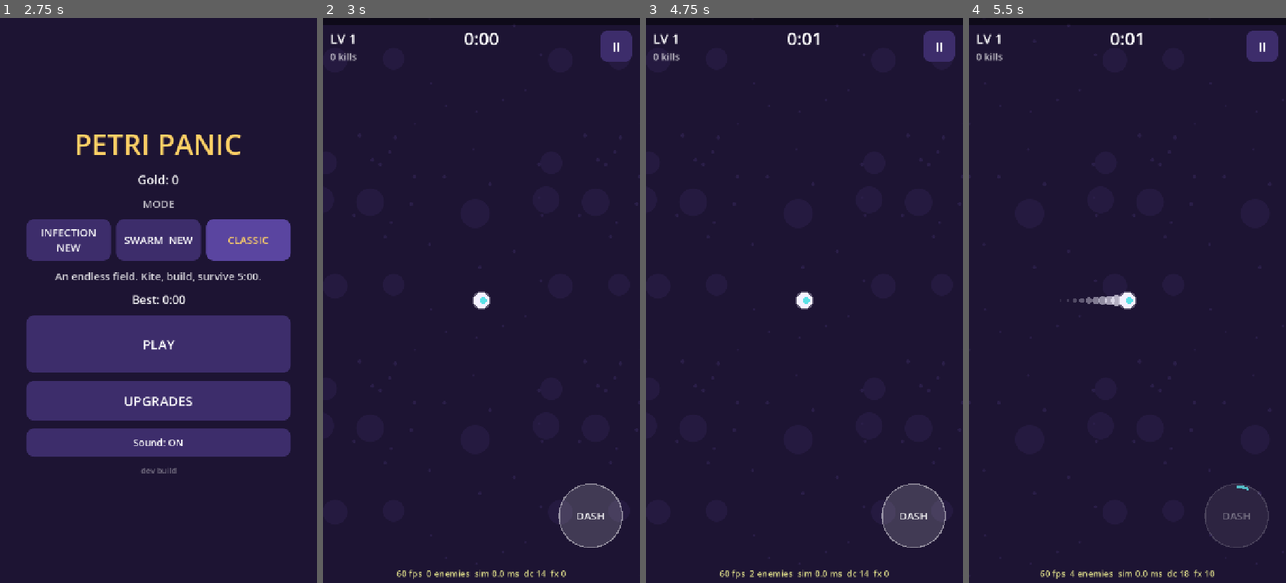
Above: before the commit, frames 1-4 (left to right).
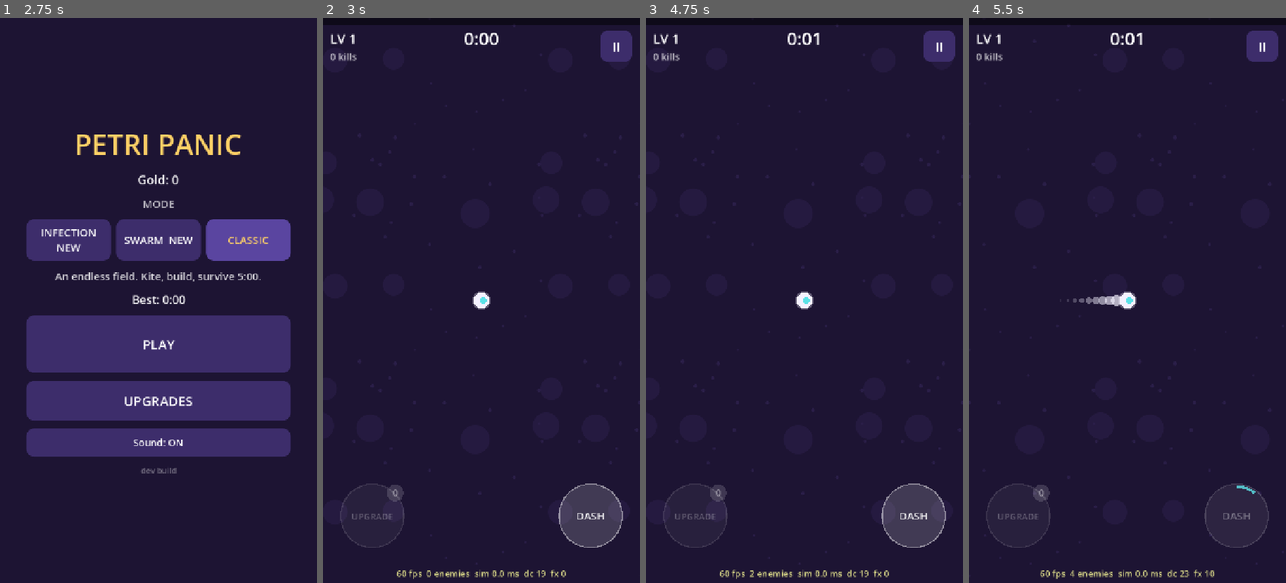
Above: after the commit, the same moments.

Repository: yousufkamran222-code/survivor-lite
Game: Godot game, scene res://scenes/main.tscn
The game is run twice, just before and just after one commit, with the same random seed, the same clock (stepped at 60 frames per second) and the same inputs.
Inputs (mouse positions are in pixels of both pictures, inside the frame that each line leads up to):
- Up to frame 1 (2.75 s): click "CLASSIC" at 0.5 s; click "CLASSIC" at 1.25 s; click "CLASSIC" at 2 s
- Up to frame 2 (3 s): click "PLAY" at 2.75 s
- Up to frame 3 (4.75 s): click "II" at 3.5 s; click "RESUME" at 4.25 s
- Up to frame 4 (5.5 s): tap Enter at 5 s; move the mouse to (1197, 272) at 5.02 s; hold D from 5.03 s (still down); tap E at 5.1 s; click (1197, 272) at 5.17 s; tap Space at 5.27 s; tap Tab at 5.3 s

Frame 1 is identical in both runs. In frame 2, 0.3% of the frame differs, in the area x 5-71%, y 82-99%; in frame 3, 0.3%; in frame 4, 0.4%, in the area x 5-91%, y 82-99%.

Commit message:
Banked level-ups and dash upgrades
- Level-ups no longer pause: they bank behind an UPGRADE button
  (bottom-left, count badge always visible) with a small "LEVEL n +1
  upgrade" note; open any time (button, E/Tab), "Later" keeps the rest
  banked (balance.upgrades.bank_levelups)
- Dash: cooldown 3.2 -> 2.0 s; charges; new cards Double Flagella (+1
  charge), Lunge (dash damages what it passes through), Afterimage
  (decoy lures germs then bursts), Adrenaline (faster recharge, elite
  kills refill dashes); DASH button shows charge pips
- Bot/sims/tests open banked level-ups explicitly
- Classic bot 3x8: before ~34% win, p50 2:56-5:00; after ~29%, p50
  3:25-4:43 (noise; more cards dilute random picks)
- 6 new tests (74 total)

Co-Authored-By: Claude Opus 5.5 <noreply@anthropic.com>
Claude-Session: https://claude.ai/code/session_01Gsp3VrdU7sVdzp55Yo9yYo

Diff:
--- a/data/balance.json
+++ b/data/balance.json
@@ -12,8 +12,12 @@
     "armor": 0.0,
     "dash_speed": 950,
     "dash_s": 0.16,
-    "dash_cooldown_s": 3.2,
-    "dash_iframes_s": 0.22
+    "dash_cooldown_s": 2.0,
+    "dash_iframes_s": 0.22,
+    "decoy_s": 2.0,
+    "decoy_radius": 360,
+    "decoy_blast_radius": 160,
+    "decoy_blast_damage": 25
   },
   "territory": {
     "enabled": true,
@@ -79,6 +83,7 @@
   },
   "upgrades": {
     "offers_per_level": 3,
+    "bank_levelups": true,
     "max_weapons": 4,
     "owned_weight_mult": 1.6,
     "heal_when_all_maxed": 0.2
--- a/data/upgrades.json
+++ b/data/upgrades.json
@@ -75,6 +75,22 @@
    "levels": [{"ally_cap": 3}, {"ally_cap": 3}, {"ally_cap": 3}],
    "desc": ["+3 max allies, and they last 15% longer"]},
 
+  {"id": "flagella2", "type": "passive", "name": "Double Flagella", "weight": 0.8,
+   "levels": [{"dash_charges": 1}, {"dash_charges": 1}],
+   "desc": ["+1 dash charge"]},
+
+  {"id": "lunge", "type": "passive", "name": "Lunge", "weight": 0.8,
+   "levels": [{"dash_damage": 20}, {"dash_damage": 15}, {"dash_damage": 20}],
+   "desc": ["Your dash damages and knocks back everything it passes through", "+15 dash damage", "+20 dash damage"]},
+
+  {"id": "afterimage", "type": "passive", "name": "Afterimage", "weight": 0.7,
+   "levels": [{"dash_decoy": 1}, {"dash_decoy": 1}, {"dash_decoy": 1}],
+   "desc": ["Dashing leaves a decoy that lures nearby germs, then bursts", "Bigger decoy burst", "Even bigger decoy burst"]},
+
+  {"id": "adrenaline", "type": "passive", "name": "Adrenaline", "weight": 0.8,
+   "levels": [{"dash_cd": 0.15, "dash_reset": 1}, {"dash_cd": 0.15}, {"dash_cd": 0.15}],
+   "desc": ["Dash recharges 15% faster; killing an elite refills your dashes", "Dash recharges 15% faster", "Dash recharges 15% faster"]},
+
   {"id": "regen", "type": "passive", "name": "Repair", "weight": 0.8,
    "levels": [{"regen": 0.4}, {"regen": 0.4}, {"regen": 0.4}],
    "desc": ["Regenerate 0.4 HP per second"]}
--- a/scripts/core/balance_bot.gd
+++ b/scripts/core/balance_bot.gd
@@ -71,7 +71,7 @@
 		if w.p_pos.length() > w.terr.radius - 250.0:
 			dir = (dir - w.p_pos.normalized() * 0.8).normalized()
 	# Dash out when something is about to touch us.
-	if w.p_dash_cd <= 0.0 and away.length() > 0.05:
+	if w.can_dash() and away.length() > 0.05:
 		w.p_move = dir
 		w.dash()
 	return dir
--- a/scripts/core/upgrades.gd
+++ b/scripts/core/upgrades.gd
@@ -3,7 +3,7 @@
 ## Upgrade maths. Each upgrade's "levels" array holds stat deltas; the stats at
 ## level N are the sum of the first N entries.
 
-const GLOBAL_STATS := ["might", "haste", "move", "max_hp", "magnet", "amount", "regen", "xp_gain", "gold_gain", "armor", "convert", "ally_power", "ally_cap", "hive", "convert_heal"]
+const GLOBAL_STATS := ["might", "haste", "move", "max_hp", "magnet", "amount", "regen", "xp_gain", "gold_gain", "armor", "convert", "ally_power", "ally_cap", "hive", "convert_heal", "dash_charges", "dash_damage", "dash_decoy", "dash_cd", "dash_reset"]
 
 
 static func max_level(def: Dictionary) -> int:
--- a/scripts/core/world.gd
+++ b/scripts/core/world.gd
@@ -64,6 +64,10 @@
 var p_dash_t := 0.0  # time left in the current dash
 var p_dash_cd := 0.0
 var p_dash_dir := Vector2.RIGHT
+var p_dash_charges := 1
+var _dash_hits := {}  # enemy uids Lunge already hit during this dash
+var decoy_pos := Vector2.ZERO  # Afterimage decoy (enemies nearby chase it)
+var decoy_t := 0.0
 
 # --- Evolutions ---
 var evolution_defs := {}  # weapon id -> evolution def
@@ -206,7 +210,7 @@
 	_contact_damage()
 	_update_gems(dt)
 	_update_pickups()
-	if pending_levelups > 0 and state == "playing":
+	if pending_levelups > 0 and state == "playing" and not _banking():
 		_open_levelup()
 
 
@@ -222,18 +226,58 @@
 		_open_levelup()
 
 
+## Level-ups are banked (balance.upgrades.bank_levelups): they don't pause the
+## game; the player opens the picker when it suits them.
+func _banking() -> bool:
+	return bool(bal.upgrades.get("bank_levelups", false))
+
+
+## Opens the picker for a banked level-up. Returns true if it opened.
+func open_banked() -> bool:
+	if state != "playing" or pending_levelups <= 0:
+		return false
+	_open_levelup()
+	return state == "levelup"
+
+
+## Closes the picker keeping the remaining level-ups banked ("Later").
+func close_levelup() -> void:
+	if state == "levelup":
+		offers = []
+		state = "playing"
+
+
 ## Starts a dash if it is off cooldown. Returns true if it dashed.
 func dash() -> bool:
-	if state != "playing" or p_dash_cd > 0.0:
+	if state != "playing" or p_dash_charges <= 0:
 		return false
 	var pl: Dictionary = bal.player
 	p_dash_dir = p_move.normalized() if p_move.length_squared() > 0.01 else p_facing
 	p_dash_t = float(pl.dash_s)
-	p_dash_cd = float(pl.dash_cooldown_s)
+	p_dash_charges -= 1
+	if p_dash_cd <= 0.0:
+		p_dash_cd = dash_cooldown()
 	p_iframes = maxf(p_iframes, float(pl.dash_iframes_s))
+	_dash_hits = {}
 	dashes += 1
+	if float(stats.get("dash_decoy", 0.0)) > 0.0:
+		decoy_pos = p_pos
+		decoy_t = float(pl.decoy_s)
+		_emit({"type": "decoy", "pos": p_pos})
 	_emit({"type": "dash", "pos": p_pos, "dir": p_dash_dir})
 	return true
+
+
+func can_dash() -> bool:
+	return p_dash_charges > 0
+
+
+func dash_max_charges() -> int:
+	return 1 + int(stats.get("dash_charges", 0.0))
+
+
+func dash_cooldown() -> float:
+	return float(bal.player.dash_cooldown_s) * maxf(0.4, 1.0 - float(stats.get("dash_cd", 0.0)))
 
 
 ## Called when the chest reveal has been shown. Rewards were already applied.
@@ -242,7 +286,7 @@
 		return
 	chest_rewards = []
 	state = "playing"
-	if pending_levelups > 0:
+	if pending_levelups > 0 and not _banking():
 		_open_levelup()
 
 
@@ -372,11 +416,22 @@
 func _update_player(dt: float, move: Vector2) -> void:
 	var m := move.limit_length(1.0)
 	p_move = m
-	if p_dash_cd > 0.0:
+	if p_dash_charges < dash_max_charges():
 		p_dash_cd -= dt
+		if p_dash_cd <= 0.0:
+			p_dash_charges += 1
+			p_dash_cd = dash_cooldown() if p_dash_charges < dash_max_charges() else 0.0
+	else:
+		p_dash_cd = 0.0
+	if decoy_t > 0.0:
+		decoy_t -= dt
+		if decoy_t <= 0.0:
+			_decoy_blast()
 	if p_dash_t > 0.0:
 		p_dash_t -= dt
 		p_pos += p_dash_dir * float(bal.player.dash_speed) * dt
+		if float(stats.get("dash_damage", 0.0)) > 0.0:
+			_lunge_hits()
 	else:
 		var spd := float(bal.player.speed) * (1.0 + float(stats.move))
 		p_pos += m * spd * dt
@@ -556,6 +611,8 @@
 				vel = Vector2.ZERO
 			beh = BEH_CHASE  # never treated as a boss below
 		else:
+			if decoy_t > 0.0 and beh != BEH_BOSS and pos.distance_squared_to(decoy_pos) < float(bal.player.decoy_radius) ** 2:
+				dir = (decoy_pos - pos).normalized()
 			if terr != null and terr.is_owned(pos):
 				spd *= 1.0 - float(bal.territory.enemy_slow)
 			vel = dir * spd
@@ -916,6 +973,9 @@
 			elites_killed += 1
 			_drop_gem(pos, float(data.waves.elites.xp))
 			_drop_chest(pos, int(bal.chests.elite_items))
+			if float(stats.get("dash_reset", 0.0)) > 0.0:
+				p_dash_charges = dash_max_charges()
+				p_dash_cd = 0.0
 			_emit({"type": "elite_killed", "pos": pos})
 		elif d.behavior == "boss":
 			boss_killed = true
@@ -1001,6 +1061,7 @@
 		level += 1
 		xp_next = Progression.xp_needed(bal, level)
 		pending_levelups += 1
+		_emit({"type": "level_gained", "level": level, "banked": pending_levelups})
 
 
 func _roll() -> Array:
@@ -1328,3 +1389,29 @@
 		if e_hp[i] <= 0.0:
 			_dead[i] = true
 	_process_dead()
+
+
+# ===================================================================== dash
+
+## Damage scaled like the enemies' HP so dash upgrades stay relevant late.
+func _dash_power(base: float) -> float:
+	return base * (1.0 + float(stats.might)) * director.hp_mult(time)
+
+
+## Lunge: everything the dash passes through takes damage once per dash.
+func _lunge_hits() -> void:
+	var dmg := _dash_power(float(stats.get("dash_damage", 0.0)))
+	for i: int in query(p_pos, p_radius + 12.0):
+		if _dash_hits.has(e_uid[i]):
+			continue
+		_dash_hits[e_uid[i]] = true
+		_damage(i, dmg, p_dash_dir * 260.0)
+
+
+## Afterimage: the decoy pops when it expires, hurting what it lured.
+func _decoy_blast() -> void:
+	var pl: Dictionary = bal.player
+	var dmg := _dash_power(float(pl.decoy_blast_damage) * float(stats.get("dash_decoy", 1.0)))
+	for i: int in query(decoy_pos, float(pl.decoy_blast_radius)):
+		_damage(i, dmg, (e_pos[i] - decoy_pos).normalized() * 220.0)
+	_emit({"type": "nova", "pos": decoy_pos, "radius": float(pl.decoy_blast_radius)})
--- a/scripts/game/main.gd
+++ b/scripts/game/main.gd
@@ -86,8 +86,14 @@
 	if event is InputEventKey and event.pressed and not event.echo and event.physical_keycode == KEY_SPACE:
 		world.dash()
 		return
+	if event is InputEventKey and event.pressed and not event.echo and event.physical_keycode in [KEY_E, KEY_TAB]:
+		_open_banked()
+		return
 	if event is InputEventScreenTouch:
 		# Dash: tap the DASH button, or tap with a second finger while steering.
+		if event.pressed and hud.in_upgrade_button(event.position):
+			_open_banked()
+			return
 		if event.pressed and (hud.in_dash_button(event.position) or (_touch_index != -1 and event.index != _touch_index)):
 			world.dash()
 			return
@@ -188,8 +194,9 @@
 				Sfx.play("hurt")
 				hitstop = maxf(hitstop, float(bal.juice.hitstop_hurt_s))
 				Input.vibrate_handheld(40)
-			"level_up":
+			"level_gained":
 				Sfx.play("level_up", 0.0)
+				hud.notice("LEVEL %d  +1 upgrade" % ev.level)
 			"boss_spawn":
 				Sfx.play("boss", 0.0)
 				Analytics.event("boss_spawn", {"t": int(world.time)})
@@ -378,8 +385,8 @@
 	_set_screen("levelup")
 	var col: VBoxContainer = _levelup[1]
 	UiKit.clear(col)
-	col.add_child(UiKit.label("LEVEL %d!" % world.level, 56, pal.ui_accent))
-	col.add_child(UiKit.label("Choose one", 26, Color(pal.text, 0.8)))
+	col.add_child(UiKit.label("UPGRADE", 56, pal.ui_accent))
+	col.add_child(UiKit.label("Choose one  -  %d to spend" % world.pending_levelups, 26, Color(pal.text, 0.8)))
 	var buttons: Array[Button] = []
 	for id in world.offers:
 		var def: Dictionary = world.upgrade_defs[id]
@@ -397,6 +404,10 @@
 	reroll.visible = Ads.is_rewarded_available()
 	col.add_child(reroll)
 	buttons.append(reroll)
+	var later := UiKit.button("Later  (keep %d banked)" % world.pending_levelups, _later, 72)
+	later.add_theme_font_size_override("font_size", 22)
+	col.add_child(later)
+	buttons.append(later)
 	_levelup[0].visible = true
 	# Ignore taps for a moment so a finger still dragging can't mis-pick.
 	for b in buttons:
@@ -483,6 +494,19 @@
 		_set_screen("playing")
 
 
+## Opens the picker for a banked level-up (UPGRADE button, E or Tab).
+func _open_banked() -> void:
+	if screen == "playing" and world.open_banked():
+		_release_stick()
+		_show_levelup()
+
+
+func _later() -> void:
+	world.close_levelup()
+	_levelup[0].visible = false
+	_set_screen("playing")
+
+
 func _pick(id: String) -> void:
 	world.choose_upgrade(id)
 	Analytics.event("upgrade_pick", {"id": id, "level": world.owned[id], "t": int(world.time)})
--- a/scripts/ui/hud_overlay.gd
+++ b/scripts/ui/hud_overlay.gd
@@ -19,6 +19,8 @@
 var dash_margin := 40.0
 var elite_color := Color("#ffd166")
 var toasts: Array = []  # {text, color, t, life}
+var _notice_text := ""
+var _notice_t := 0.0
 
 
 ## Big centred message, e.g. "ELITE GERM!" or "EVOLUTION READY".
@@ -40,6 +42,21 @@
 	return p.distance_to(dash_center()) <= dash_radius * 1.15
 
 
+## The banked-upgrades button mirrors DASH on the left.
+func upgrade_center() -> Vector2:
+	return Vector2(dash_margin + dash_radius, size.y - dash_margin - dash_radius - 40.0)
+
+
+func in_upgrade_button(p: Vector2) -> bool:
+	return p.distance_to(upgrade_center()) <= dash_radius * 1.15
+
+
+## Small, non-blocking reminder above the UPGRADE button.
+func notice(text: String) -> void:
+	_notice_text = text
+	_notice_t = 1.8
+
+
 func _ready() -> void:
 	mouse_filter = Control.MOUSE_FILTER_IGNORE
 	set_anchors_and_offsets_preset(Control.PRESET_FULL_RECT)
@@ -47,6 +64,7 @@
 
 
 func _process(delta: float) -> void:
+	_notice_t = maxf(0.0, _notice_t - delta)
 	var i := 0
 	while i < toasts.size():
 		toasts[i].t += delta
@@ -86,6 +104,7 @@
 		draw_string(font, Vector2(0, 112), str(world.enemy_defs[world.e_type[world.boss_index]].name).to_upper(), HORIZONTAL_ALIGNMENT_CENTER, w, 22, pal.text)
 	_draw_arrows()
 	_draw_dash_button()
+	_draw_upgrade_button()
 	# Toasts.
 	var ty := 240.0
 	for t in toasts:
@@ -144,12 +163,34 @@
 
 func _draw_dash_button() -> void:
 	var c := dash_center()
-	var cd := world.p_dash_cd
-	var full := float(world.bal.player.dash_cooldown_s)
-	var ready := cd <= 0.0
+	var ready := world.can_dash()
+	var max_c := world.dash_max_charges()
 	draw_circle(c, dash_radius, Color(1, 1, 1, 0.16 if ready else 0.07))
 	draw_arc(c, dash_radius, 0, TAU, 48, Color(1, 1, 1, 0.45 if ready else 0.15), 3.0)
-	if not ready:
-		var f := 1.0 - cd / full
-		draw_arc(c, dash_radius - 6.0, -PI / 2.0, -PI / 2.0 + TAU * f, 48, Color(pal.xp_bar, 0.8), 6.0)
+	if world.p_dash_charges < max_c:
+		var f := 1.0 - world.p_dash_cd / world.dash_cooldown()
+		draw_arc(c, dash_radius - 6.0, -PI / 2.0, -PI / 2.0 + TAU * clampf(f, 0.0, 1.0), 48, Color(pal.xp_bar, 0.8), 6.0)
 	draw_string(font, c + Vector2(-dash_radius, 9), "DASH", HORIZONTAL_ALIGNMENT_CENTER, dash_radius * 2.0, 24, Color(1, 1, 1, 0.9 if ready else 0.35))
+	# Charge pips under the label when you have more than one.
+	if max_c > 1:
+		for k in max_c:
+			var p := c + Vector2((k - (max_c - 1) / 2.0) * 16.0, 28.0)
+			draw_circle(p, 5.0, Color(pal.xp_bar, 0.9) if k < world.p_dash_charges else Color(1, 1, 1, 0.2))
+
+
+func _draw_upgrade_button() -> void:
+	var c := upgrade_center()
+	var n := world.pending_levelups
+	var on := n > 0
+	var pulse := 0.5 + 0.5 * sin(Time.get_ticks_msec() / 160.0) if on else 0.0
+	var accent: Color = pal.ui_accent
+	draw_circle(c, dash_radius, Color(accent, 0.1 + 0.12 * pulse) if on else Color(1, 1, 1, 0.05))
+	draw_arc(c, dash_radius, 0, TAU, 48, Color(accent, 0.6 + 0.4 * pulse) if on else Color(1, 1, 1, 0.12), 3.0)
+	draw_string(font, c + Vector2(-dash_radius, 9), "UPGRADE", HORIZONTAL_ALIGNMENT_CENTER, dash_radius * 2.0, 20, Color(1, 1, 1, 0.95 if on else 0.3))
+	# Badge with the number of banked level-ups (always shown).
+	var b := c + Vector2(dash_radius * 0.72, -dash_radius * 0.72)
+	draw_circle(b, 19.0, accent if on else Color(1, 1, 1, 0.15))
+	draw_string(font, b + Vector2(-19, 8), str(n), HORIZONTAL_ALIGNMENT_CENTER, 38, 22, Color(0.1, 0.06, 0.15) if on else Color(1, 1, 1, 0.5))
+	if _notice_t > 0.0:
+		var a := clampf(_notice_t / 0.5, 0.0, 1.0)
+		draw_string(font, c + Vector2(-dash_radius, -dash_radius - 18.0), _notice_text, HORIZONTAL_ALIGNMENT_LEFT, -1, 24, Color(accent, a))
--- a/tests/test_data.gd
+++ b/tests/test_data.gd
@@ -13,7 +13,7 @@
 	for u in d.upgrades:
 		if not u.has("modes"):
 			general += 1
-	check(general <= 12, "v1 scope: about 10 upgrades shared by all modes")
+	check(general <= 16, "scope: about 15 upgrades shared by all modes (incl. 4 dash cards)")
 
 
 func test_budget_curve_increases() -> void:
--- a/tests/test_loot.gd
+++ b/tests/test_loot.gd
@@ -169,6 +169,8 @@
 	w.emit_events = false
 	var bot := BalanceBot.new(11)
 	for i in int(120.0 / DT):
+		if w.pending_levelups > 0 and w.state == "playing":
+			w.open_banked()
 		if w.state == "levelup":
 			w.choose_upgrade(bot.pick(w))
 		elif w.state == "chest":
@@ -190,3 +192,69 @@
 	w._enemy_shot(w.p_pos + Vector2(600, 0), Vector2.RIGHT, 0.0, 10.0)
 	w._update_weapons(0.0)
 	check_eq(w.s_pos.size(), 1, "shot touching an antibody is destroyed, far one survives")
+
+
+func test_dash_charges() -> void:
+	var w := _world()
+	w.owned["flagella2"] = 1
+	w._recompute_stats()
+	w.p_dash_charges = w.dash_max_charges()
+	check_eq(w.dash_max_charges(), 2)
+	check(w.dash() and w.dash(), "two dashes back to back")
+	check(not w.dash(), "then out of charges")
+	var t := 0.0
+	while not w.can_dash() and t < 5.0:
+		w._update_player(DT, Vector2.ZERO)
+		t += DT
+	check_near(t, w.dash_cooldown(), 0.05, "one charge back after one cooldown")
+
+
+func test_base_dash_cooldown_is_snappy() -> void:
+	check(float(data().balance.player.dash_cooldown_s) <= 2.0)
+
+
+func test_lunge_damages_on_the_way_through() -> void:
+	var w := _world()
+	w.owned["lunge"] = 1
+	w._recompute_stats()
+	w._add_enemy("brute", w.p_pos + Vector2(60, 0))
+	var hp := w.e_hp[0]
+	w.p_move = Vector2.RIGHT
+	w.dash()
+	for i in 10:
+		w._rebuild_grid()
+		w._update_player(DT, Vector2.RIGHT)
+	check(w.e_hp[0] < hp, "dashing through a Lump hurts it")
+
+
+func test_afterimage_lures_and_bursts() -> void:
+	var w := _world()
+	w.owned["afterimage"] = 1
+	w._recompute_stats()
+	w.dash()
+	check(w.decoy_t > 0.0)
+	var decoy := w.decoy_pos
+	w.p_pos = decoy + Vector2(600, 0)
+	w._add_enemy("grunt", decoy + Vector2(0, 200))
+	w._rebuild_grid()
+	var d0 := w.e_pos[0].distance_to(decoy)
+	w._update_enemies(DT * 10)
+	check(w.e_pos[0].distance_to(decoy) < d0, "germ near the decoy heads for it, not the player")
+	w._add_enemy("brute", decoy + Vector2(30, 0))
+	w._rebuild_grid()
+	var hp := w.e_hp[1]
+	w.decoy_t = 0.01
+	w._update_player(DT, Vector2.ZERO)
+	check(w.e_hp[1] < hp, "decoy bursts when it expires")
+
+
+func test_adrenaline_elite_kill_refills_dash() -> void:
+	var w := _world()
+	w.owned["adrenaline"] = 1
+	w._recompute_stats()
+	w.dash()
+	check(not w.can_dash())
+	w._add_enemy("grunt", Vector2(300, 0), true)
+	w._damage(0, 1.0e6, Vector2.ZERO)
+	w._process_dead()
+	check(w.can_dash(), "elite kill refilled the dash")
--- a/tests/test_swarm.gd
+++ b/tests/test_swarm.gd
@@ -138,6 +138,8 @@
 	var bot := BalanceBot.new(31)
 	var peak := 0
 	for i in int(120.0 / DT):
+		if w.pending_levelups > 0 and w.state == "playing":
+			w.open_banked()
 		if w.state == "levelup":
 			w.choose_upgrade(bot.pick(w))
 		elif w.state == "chest":
--- a/tests/test_territory.gd
+++ b/tests/test_territory.gd
@@ -139,6 +139,8 @@
 	var bot := BalanceBot.new(21)
 	var start := w.terr.owned_count
 	for i in int(90.0 / DT):
+		if w.pending_levelups > 0 and w.state == "playing":
+			w.open_banked()
 		if w.state == "levelup":
 			w.choose_upgrade(bot.pick(w))
 		elif w.state == "chest":
--- a/tests/test_world.gd
+++ b/tests/test_world.gd
@@ -13,6 +13,8 @@
 	var bot := BalanceBot.new(w.rng.seed)
 	var steps := int(seconds / DT)
 	for i in steps:
+		if w.pending_levelups > 0 and w.state == "playing":
+			w.open_banked()
 		if w.state == "levelup":
 			w.choose_upgrade(bot.pick(w))
 		if w.state == "chest":
@@ -51,6 +53,8 @@
 	w.time = 250.0
 	for i in 600:
 		w.step(DT, Vector2.ZERO)
+		if w.pending_levelups > 0 and w.state == "playing":
+			w.open_banked()
 		if w.state == "levelup":
 			w.choose_upgrade(w.offers[0])
 		if w.state == "dead":
@@ -59,20 +63,27 @@
 		check(w.enemy_count() <= cap + 60, "enemy count %d far above cap" % w.enemy_count())
 
 
-func test_levelup_flow() -> void:
+func test_levelup_flow_banked() -> void:
 	var w := _world(3)
 	var b: Dictionary = data().balance
 	w.xp = Progression.xp_needed(b, 1) + Progression.xp_needed(b, 2) + Progression.xp_needed(b, 3) + 0.5
 	w.emit_events = true
 	w.step(DT, Vector2.ZERO)
+	check_eq(w.state, "playing", "level-ups are banked, the game keeps going")
+	check(w.pending_levelups >= 3, "multiple level-ups bank up")
+	var lv := w.level
+	check(w.open_banked(), "player opens the picker")
 	check_eq(w.state, "levelup")
-	check(w.pending_levelups >= 3, "multiple level-ups queue up")
-	var lv := w.level
 	var first: String = w.offers[0]
 	var before := int(w.owned.get(first, 0))
+	var banked := w.pending_levelups
 	w.choose_upgrade(first)
 	check_eq(int(w.owned[first]), before + 1)
-	check_eq(w.state, "levelup", "next queued level-up opens immediately")
+	check_eq(w.state, "levelup", "the picker stays open while picks remain")
+	check_eq(w.pending_levelups, banked - 1)
+	w.close_levelup()
+	check_eq(w.state, "playing", "Later closes the picker")
+	check_eq(w.pending_levelups, banked - 1, "remaining picks stay banked")
 	check_eq(w.level, lv)
 
 
--- a/tools/sim/balance_sim.gd
+++ b/tools/sim/balance_sim.gd
@@ -66,6 +66,8 @@
 	var peak_allies := 0
 	var hp_at_boss := -1.0
 	while w.state in ["playing", "levelup", "chest"]:
+		if w.pending_levelups > 0 and w.state == "playing":
+			w.open_banked()
 		if w.state == "levelup":
 			w.choose_upgrade(bot.pick(w))
 			continue
Not shown, changed: CLAUDE.md
Not shown, changed: docs/PIPELINE.md
Not shown, changed: docs/SPEC.md
